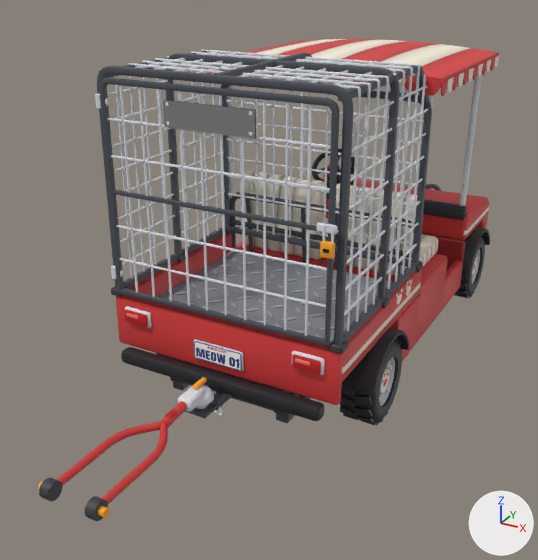
A saved change to the Blender file assets/caddy/caddy.blend.
The view is the same before and after, from a 50 mm camera at (6.47, -15.03, 8.43) aimed at (-0.35, -2.64, 2.24). The lights are fixed; the arrows at lower right show +X, +Y and +Z. The first picture is the older version.

The first picture shows 'Body', 'CageGate', 'Canopy', 'CargoCage', 'TowBar', 'TowHitch', 'WheelFR', 'WheelRR' and 1 more.
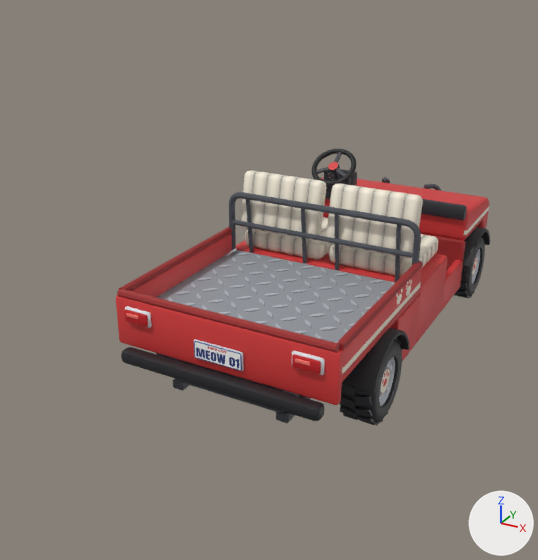
Location of each change, (x1, y1, x2, y2) in pixels of the pictures (538 x 560 px):
'CargoCage', deleted: before (97, 50, 432, 354)
'CageGate', deleted: before (95, 78, 339, 346)
'Canopy', deleted: before (205, 39, 499, 217)
'TowBar', deleted: before (38, 377, 214, 521)
'TowHitch', deleted: before (170, 377, 297, 418)

What the commit changed:
Object 'TowHitch' (ob_towhitch) is deleted.
Object 'TowBar' (ob_towbar) is deleted.
Object 'Canopy' (ob_canopy) is deleted.
Object 'CargoCage' (ob_cargocage) is deleted.
Object 'CageGate' (ob_cagegate) is deleted.
